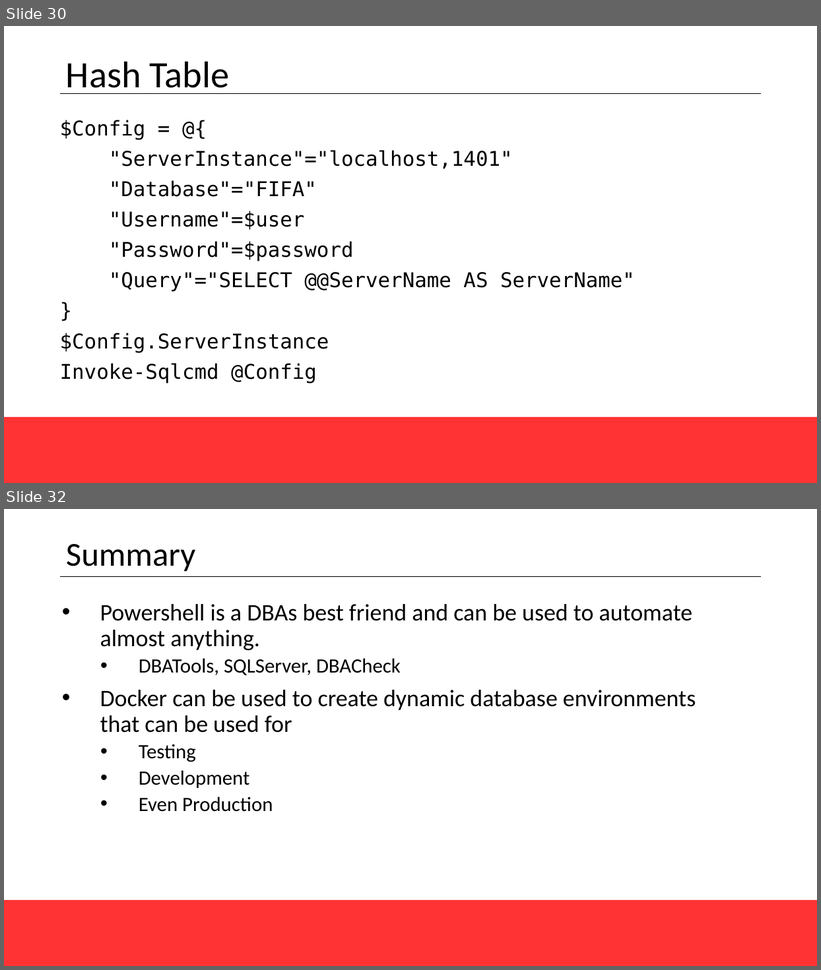
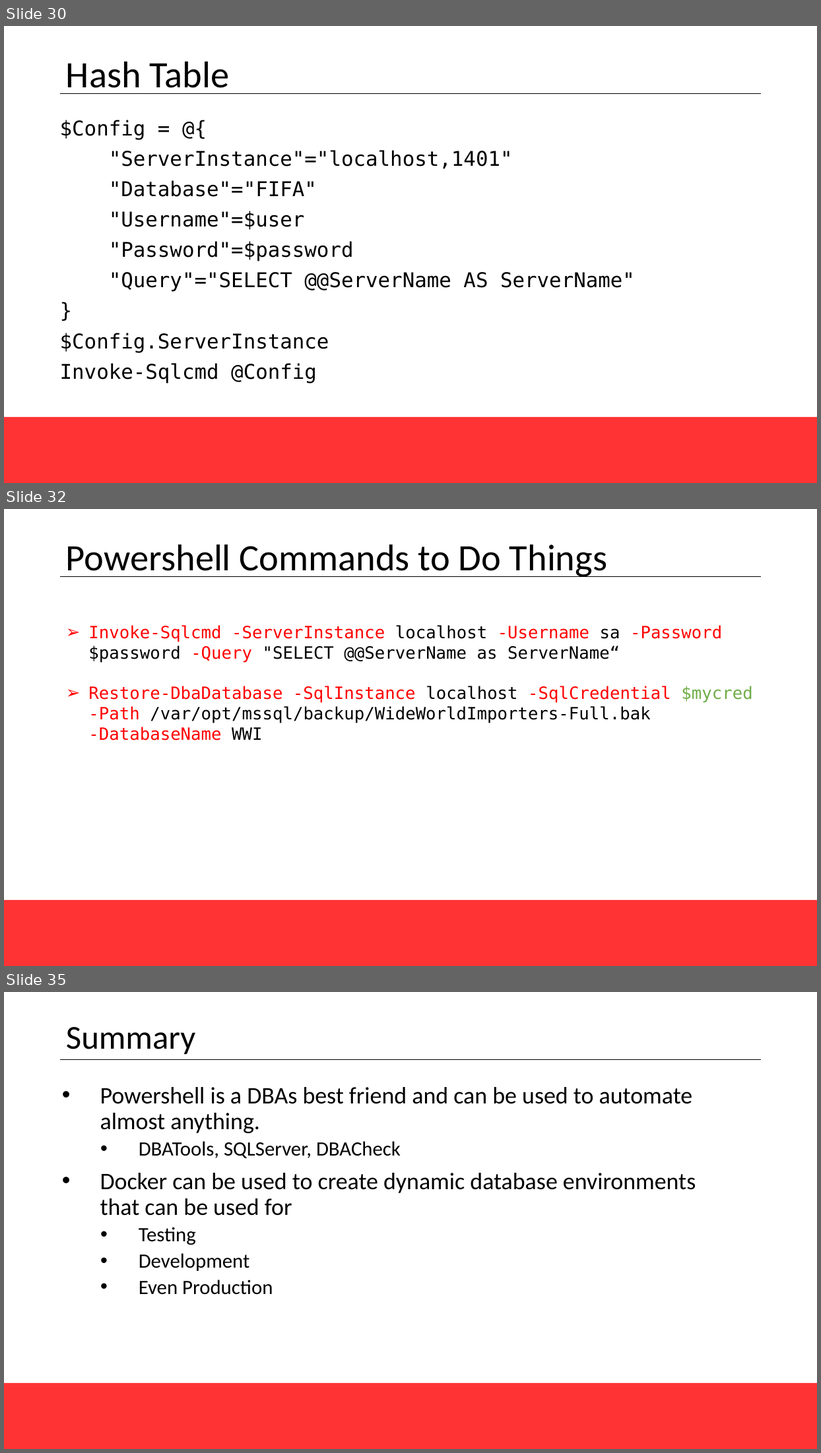
Before and after one commit to SQLPioneer/Presentations, a slide deck: Automation/EnvironmentAutomationGroupBy2021.pptx. Shown one above the other, each under a label of ours: slides 30 and 32 before the commit, slides 30, 32 and 35 after it; the slides between them are not shown. The pictures are 821x970 and 821x1453 pixels, drawn with LibreOffice and Linux fonts; fonts in the diff are those of the drawing; background and template pictures are left out. Boxes give left, top, right and bottom in pixels: in the first picture for what was removed or moved away, otherwise in the second. Text is boxed around its words. In the diff, an @@ line names an element or a change of style, - is before the commit and + after.

Commit message:
Add Docker commands for working with Powershell Container

```diff
--- a/Automation/EnvironmentAutomationGroupBy2021.pptx
+++ b/Automation/EnvironmentAutomationGroupBy2021.pptx
@@ slide 32 added at [4,509,817,966], background #FFFFFF; not listed: 1 template element that a slide beside it also shows @@
@@ title added at [66,544,607,577], 44 pt, text #000000 @@
+Powershell Commands to Do Things
@@ line added from (60, 577) to (762, 577), #000000 1 pt @@
@@ text added at [88,625,752,741], 20 pt, text #FF0000 @@
+➢ Invoke-Sqlcmd -ServerInstance localhost -Username sa -Password $password -Query "SELECT @@ServerName as ServerName“
+➢ Restore-DbaDatabase -SqlInstance localhost -SqlCredential $mycred -Path /var/opt/mssql/backup/WideWorldImporters-Full.bak -DatabaseName WWI
@@ what was slide 32 is now slide 35 @@
```
Also in this commit, not shown: 2 slides changed, 3 other slides added, 1 slide removed, 2 other files.
